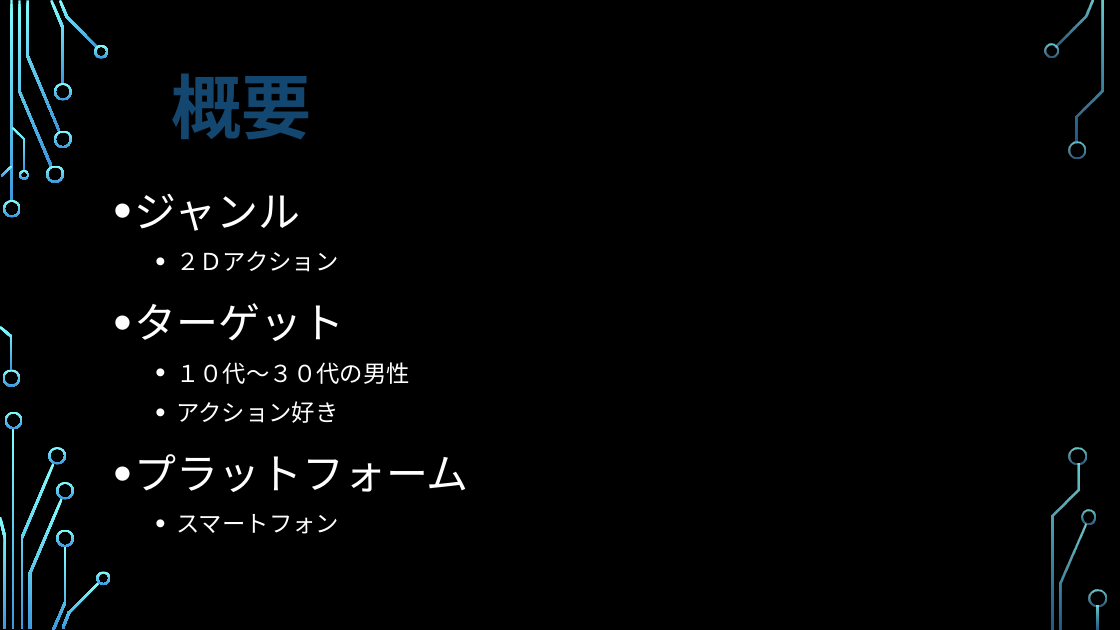
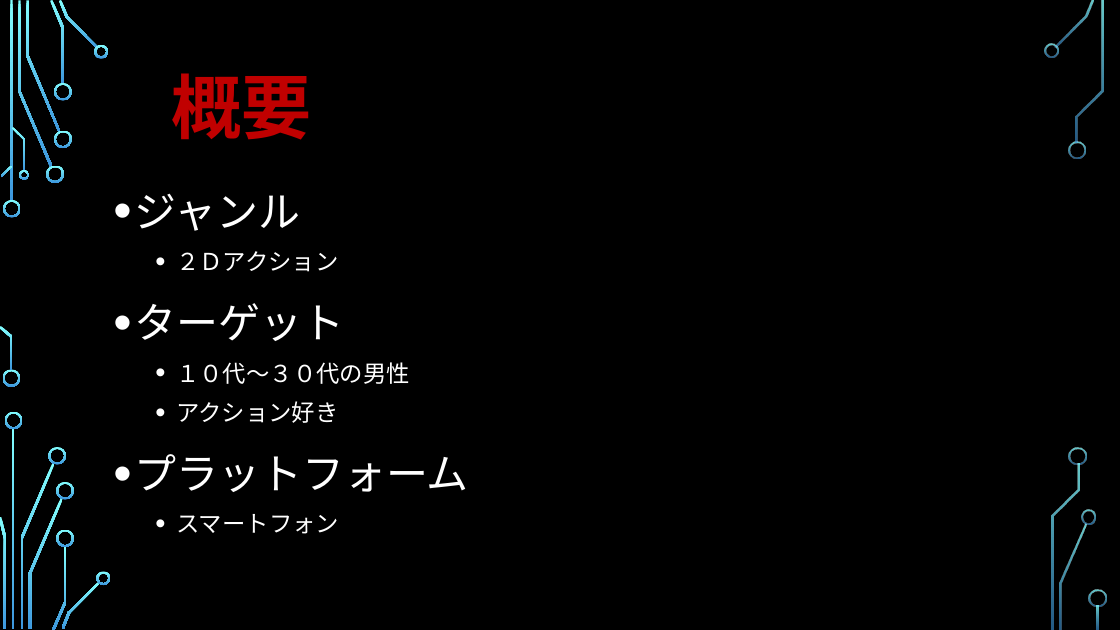
Before and after one commit to potohu9/Survior, a slide deck: slide 3 of Docs/Survivor.pptx. Drawn at 1120x630 pixels with LibreOffice and Linux fonts; fonts in the diff are those of the drawing; background and template pictures are left out. Boxes give left, top, right and bottom in pixels: in the first picture for what was removed or moved away, otherwise in the second. Text is boxed around its words. In the diff, an @@ line names an element or a change of style, - is before the commit and + after.

```diff
--- a/Docs/Survivor.pptx
+++ b/Docs/Survivor.pptx
@@ text "概要" at (171,73,311,140): text colour #134770 to #C00000 @@
```
Also in this commit, not shown: 4 other slides changed.
